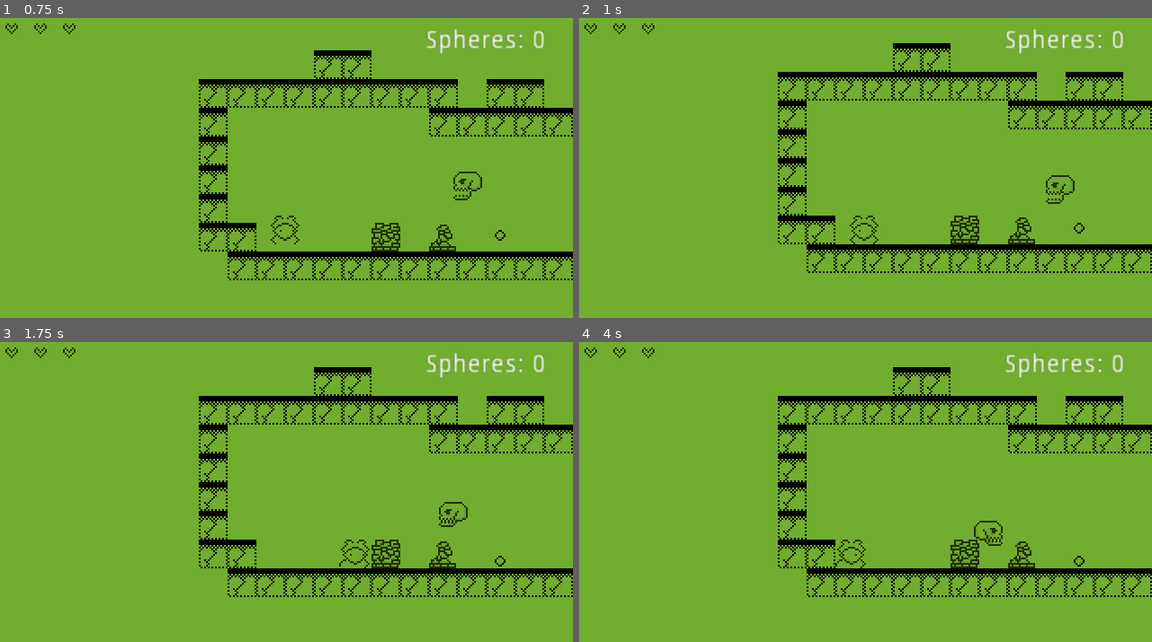
Above: before the commit, frames 1-4 (two rows, left to right).
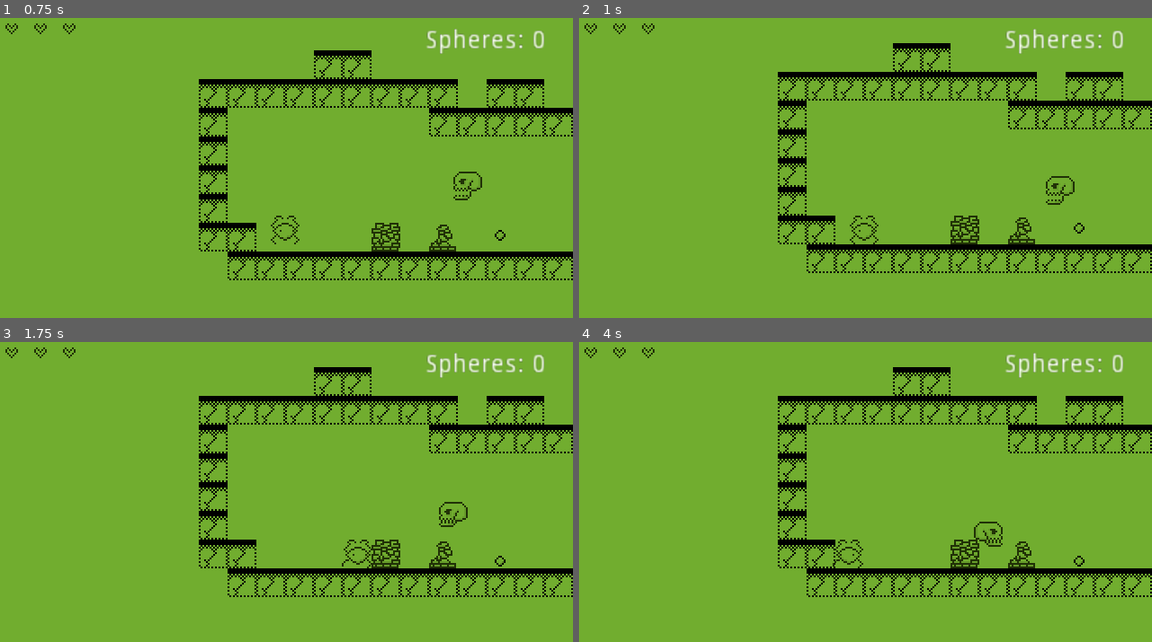
Above: after the commit, the same moments.

Repository: veloc1/gamin-antropojam
Game: Godot game, scene res://src/levels/main_menu.tscn
The game is run twice, just before and just after one commit, with the same random seed, the same clock (stepped at 60 frames per second) and the same inputs.
Inputs:
- Up to frame 1 (0.75 s): click "Start" at 0.5 s
- Up to frame 2 (1 s): no input
- Up to frame 3 (1.75 s): tap Enter (ui_accept) at 1.25, 1.52 s; hold Right (ui_right) from 1.28 s (still down)
- Up to frame 4 (4 s): tap Enter (ui_accept) at 2.27, 3.77 s; release Right (ui_right) at 2.78 s; hold Left (ui_left) from 2.78 s (still down)

Frame 1 is identical in both runs. In frame 2, 0.1% of the frame differs, in the area x 81-87%, y 52-63%; in frame 3, 0.2%; in frame 4, 0.3%, in the area x 44-74%, y 59-76%.

Commit message:
Added impact on collision with enemy

Diff:
--- a/src/objects/camera.tscn
+++ b/src/objects/camera.tscn
@@ -17,5 +17,5 @@
 }
 
 [node name="screenshake_timer" type="Timer" parent="."]
-wait_time = 0.15
+wait_time = 0.1
 one_shot = true
--- a/src/objects/player.gd
+++ b/src/objects/player.gd
@@ -8,10 +8,13 @@
 export (int) var run_speed = 100
 export (int) var jump_speed = -200
 export (int) var gravity = 800
+export (Vector2) var default_impact = Vector2(100, -200)
 
 var velocity = Vector2()
+var impact_force = Vector2()
 var is_jumping = false
 var is_attacking = false
+var is_invulnerable = false
 var lives = 3
 var spheres = 0
 
@@ -58,6 +61,11 @@
     process_input()
     velocity.y += gravity * delta
 
+    if impact_force.x != 0:
+      velocity += impact_force
+      impact_force.x = lerp(impact_force.x, 0, 0.1)
+      impact_force.y = 0
+
     velocity = move_and_slide(velocity, Vector2(0, -1))
 
     if is_jumping and is_on_floor():
@@ -70,13 +78,28 @@
   spheres = spheres + 1
   emit_signal("spheres_count_changed", spheres)
 
-func on_skull_collide():
+func on_skull_collide(skull: Node2D):
+  if is_invulnerable:
+    return
   lives = lives - 1
   if lives < 0:
     lives = 0
     emit_signal("game_over")
+  else:
+    on_collide_with_enemy(skull.global_position.x > global_position.x)
   emit_signal("lives_count_shanged", lives)
 
+
+func on_collide_with_enemy(from_right):
+  is_invulnerable = true
+  $AnimationPlayer.play("invulnerable")
+  $camera.screenshake()
+
+  impact_force.y = default_impact.y
+  if from_right:
+    impact_force.x = -default_impact.x
+  else:
+    impact_force.x = default_impact.x
 
 func control_animation(new_anim):
   if sprite.animation == 'jump_start' or sprite.animation == 'jump_end' or sprite.animation == 'attack':
@@ -84,7 +107,6 @@
 
   if sprite.animation != new_anim:
     sprite.play(new_anim)
-
 
 func _on_sprite_frame_changed():
   if sprite.animation == 'walk':
@@ -101,3 +123,8 @@
   if sprite.animation == 'attack':
     sprite.play('idle')
     is_attacking= false
+
+
+func _on_AnimationPlayer_animation_finished(anim_name):
+  if anim_name == "invulnerable":
+    is_invulnerable = false
--- a/src/objects/player.tscn
+++ b/src/objects/player.tscn
@@ -18,7 +18,7 @@
 [ext_resource path="res://src/objects/camera.tscn" type="PackedScene" id=17]
 
 [sub_resource type="RectangleShape2D" id=1]
-extents = Vector2( 8.79585, 7.88773 )
+extents = Vector2( 7.5, 8 )
 
 [sub_resource type="SpriteFrames" id=2]
 animations = [ {
@@ -48,6 +48,22 @@
 "speed": 15.0
 } ]
 
+[sub_resource type="Animation" id=3]
+resource_name = "invulnerable"
+length = 1.8
+tracks/0/type = "value"
+tracks/0/path = NodePath("AnimatedSprite:visible")
+tracks/0/interp = 1
+tracks/0/loop_wrap = true
+tracks/0/imported = false
+tracks/0/enabled = true
+tracks/0/keys = {
+"times": PoolRealArray( 0, 0.3, 0.6, 0.9, 1.2, 1.5, 1.8 ),
+"transitions": PoolRealArray( 1, 1, 1, 1, 1, 1, 1 ),
+"update": 1,
+"values": [ true, false, true, false, true, false, true ]
+}
+
 [node name="player" type="KinematicBody2D" groups=[
 "player",
 ]]
@@ -59,6 +75,7 @@
 [node name="AnimatedSprite" type="AnimatedSprite" parent="."]
 frames = SubResource( 2 )
 animation = "idle"
+frame = 2
 playing = true
 
 [node name="camera" parent="." instance=ExtResource( 17 )]
@@ -77,5 +94,9 @@
 
 [node name="jump" type="AudioStreamPlayer2D" parent="sounds"]
 stream = ExtResource( 7 )
+
+[node name="AnimationPlayer" type="AnimationPlayer" parent="."]
+anims/invulnerable = SubResource( 3 )
 [connection signal="animation_finished" from="AnimatedSprite" to="." method="_on_sprite_animation_finished"]
 [connection signal="frame_changed" from="AnimatedSprite" to="." method="_on_sprite_frame_changed"]
+[connection signal="animation_finished" from="AnimationPlayer" to="." method="_on_AnimationPlayer_animation_finished"]
--- a/src/objects/skull.gd
+++ b/src/objects/skull.gd
@@ -22,4 +22,4 @@
 func _on_skull_body_entered(body):
   if body.is_in_group("player"):
     # self.queue_free()
-    emit_signal("skull_collide")
+    emit_signal("skull_collide", self)
Not shown, added: assets/music/Rondo of crab DEMO.ogg.import
Not shown, added: assets/sprites/hound_run_1 .png.import
Not shown, added: assets/sprites/hound_run_2 .png.import
Not shown, added: assets/sprites/hound_run_3 .png.import
Not shown, added: assets/sprites/trader_0.png.import
Not shown, added: assets/sprites/trader_1.png.import
Not shown, added: assets/sprites/trader_hr1.png.import
Not shown, added: assets/sprites/trader_hr2.png.import
Not shown, added: assets/sprites/trader_laugh_1.png.import
Not shown, added: assets/sprites/trader_laugh_2.png.import
Not shown: 1 places in src/objects/player.tscn that only renumber resources
